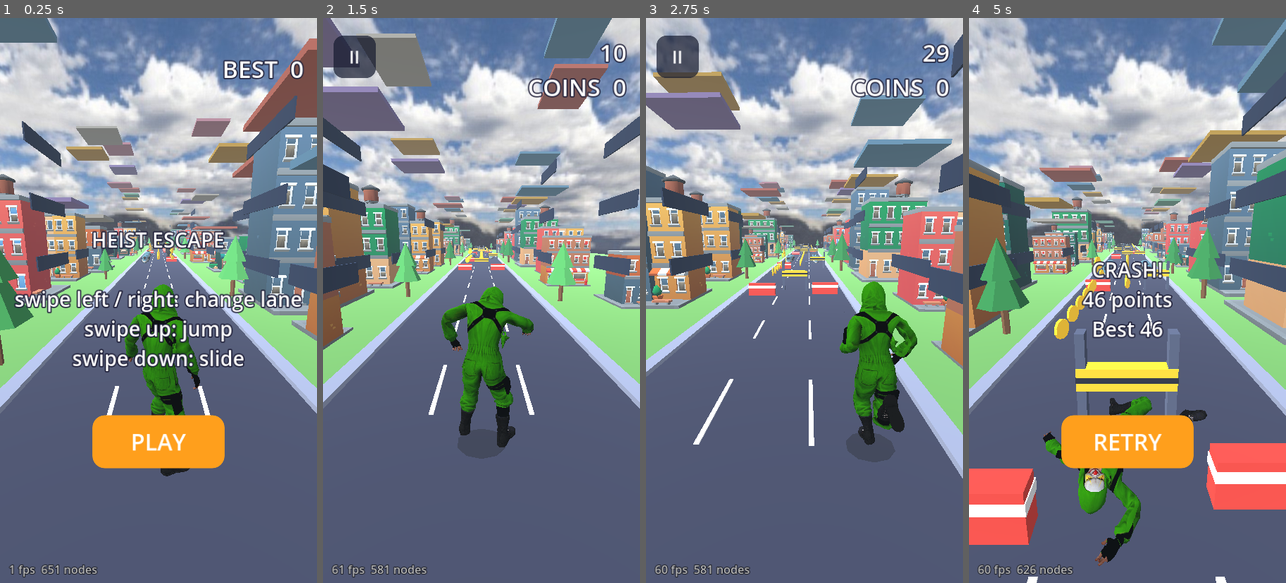
Above: before the commit, frames 1-4 (left to right).
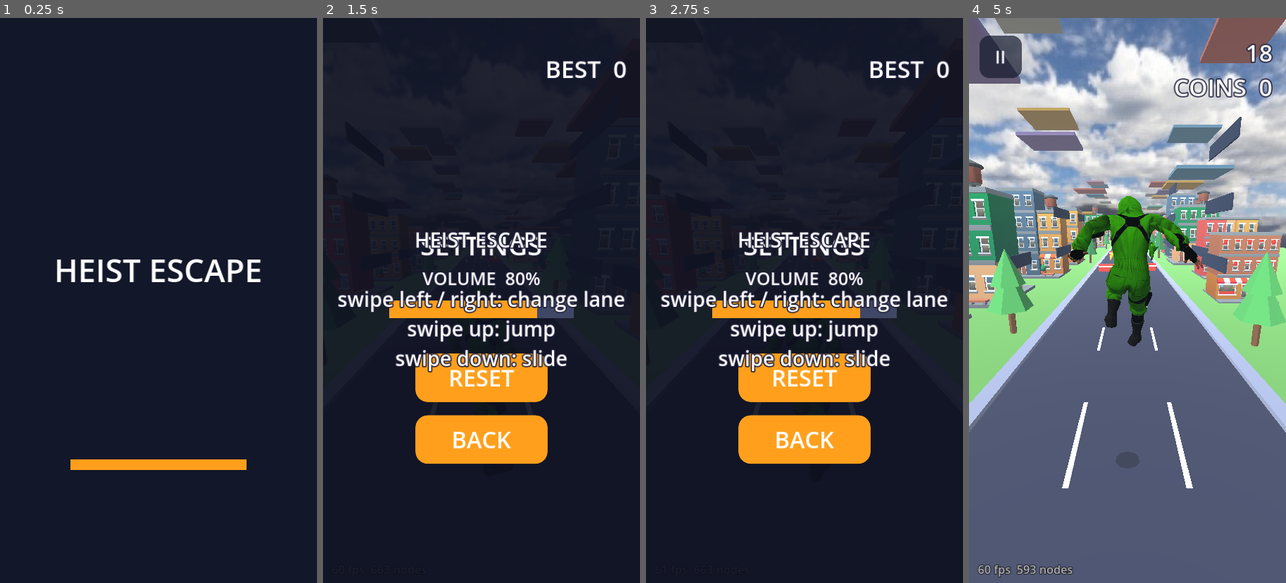
Above: after the commit, the same moments.

Repository: akshathgaming198028-cell/EndlessGame
Game: Godot game, scene res://splash.tscn
Same seed, same stepped clock (60 frames per second), same inputs: the game is played once before the commit and once after it. Before the commit the project starts from res://main.tscn.
Inputs (mouse positions are in pixels of both pictures, inside the frame that each line leads up to):
- Up to frame 1 (0.25 s): no input
- Up to frame 2 (1.5 s): tap Enter at 0.5 s; move the mouse to (551, 272) at 0.52 s; hold Right 0.53-1.25 s; click (551, 272) at 0.67 s; tap Space at 0.77 s; drag from (418, 328) to (465, 413) at 1.27 s
- Up to frame 3 (2.75 s): move the mouse to (836, 176) at 2.02 s; hold Right from 2.03 s (still down); click (836, 176) at 2.17 s
- Up to frame 4 (5 s): release Right at 2.75 s; drag from (1111, 413) to (1032, 215) at 2.77 s; move the mouse to (1222, 385) at 3.52 s; hold Left 3.53-4.25 s; click (1222, 385) at 3.67 s; tap Space at 3.77 s; drag from (1032, 215) to (1079, 159) at 4.27 s

The runs differ from the first frame. In frame 1, 98% of the frame differs, in the area x 0-100%, y 0-100%; in frame 2, 99%; in frame 3, 99%; in frame 4, 55%.

Commit message:
Settings with volume slider and reset; Resume and Settings in pause with a pause background; custom loading screen replaces the engine splash
Co-Authored-By: Claude Haiku 5.5 <noreply@anthropic.com>
Claude-Session: https://claude.ai/code/session_01DDNfUcEeZJQNoZPcRL3Cag

Diff:
--- a/main.gd
+++ b/main.gd
@@ -111,6 +111,20 @@
 const PLAY_RECT := Rect2(210, 900, 300, 120)
 const PAUSE_RECT := Rect2(24, 40, 96, 96)
 const EXIT_RECT := Rect2(110, 600, 240, 110)
+const SETTINGS_RECT := Rect2(210, 1040, 300, 100)
+const PAUSE_SETTINGS_RECT := Rect2(210, 840, 300, 100)
+const RESUME_RECT := Rect2(210, 700, 300, 120)
+const SET_BAR := Rect2(150, 640, 420, 40)
+const SET_RESET := Rect2(210, 760, 300, 110)
+const SET_BACK := Rect2(210, 900, 300, 110)
+var volume := 0.8
+var settings_open := false
+var settings_btn: Button
+var resume_btn: Button
+var pause_bg: Control
+var set_panel: Control
+var set_fill: ColorRect
+var set_label: Label
 const CANCEL_RECT := Rect2(370, 600, 240, 110)
 var die_done := false
 var sfx_coin: AudioStreamPlayer
@@ -152,6 +166,7 @@
 
 func _ready() -> void:
 	rng.randomize()
+	_load_settings()
 	get_tree().set_auto_accept_quit(false)
 	Engine.max_fps = 60
 	DisplayServer.screen_set_keep_on(true)
@@ -654,6 +669,7 @@
 	add_child(fps_label)
 	var layer := CanvasLayer.new()
 	layer.add_child(exit_panel)
+	_make_menus(layer)
 	add_child(layer)
 	score_label = _label(layer, 54)
 	score_label.anchor_right = 1.0
@@ -1057,12 +1073,117 @@
 	return int(dist) + coins * 10
 
 
+func _refresh_menu_buttons() -> void:
+	if pause_bg == null:
+		return
+	var menu := state == State.MENU
+	var paused_now := state == State.PLAY and paused
+	play_btn.visible = menu
+	retry_btn.visible = state == State.DEAD
+	resume_btn.visible = paused_now
+	settings_btn.visible = menu or paused_now
+	settings_btn.position = (SETTINGS_RECT if menu else PAUSE_SETTINGS_RECT).position
+	pause_bg.visible = paused_now
+	if pause_btn != null:
+		pause_btn.visible = state == State.PLAY
+
+
+func _make_menus(layer: CanvasLayer) -> void:
+	# pause background: your picture if it's in assets/, otherwise a dark cover
+	pause_bg = Control.new()
+	pause_bg.set_anchors_preset(Control.PRESET_FULL_RECT)
+	pause_bg.mouse_filter = Control.MOUSE_FILTER_IGNORE
+	pause_bg.visible = false
+	layer.add_child(pause_bg)
+	if ResourceLoader.exists("res://assets/pause_bg.png"):
+		var tr := TextureRect.new()
+		tr.texture = load("res://assets/pause_bg.png")
+		tr.set_anchors_preset(Control.PRESET_FULL_RECT)
+		tr.expand_mode = TextureRect.EXPAND_IGNORE_SIZE
+		tr.stretch_mode = TextureRect.STRETCH_KEEP_ASPECT_COVERED
+		tr.mouse_filter = Control.MOUSE_FILTER_IGNORE
+		pause_bg.add_child(tr)
+	else:
+		var dim := ColorRect.new()
+		dim.set_anchors_preset(Control.PRESET_FULL_RECT)
+		dim.color = Color(0.05, 0.06, 0.12, 0.7)
+		dim.mouse_filter = Control.MOUSE_FILTER_IGNORE
+		pause_bg.add_child(dim)
+	resume_btn = _big_button(layer, "RESUME", RESUME_RECT)
+	settings_btn = _big_button(layer, "SETTINGS", SETTINGS_RECT)
+	# settings screen: one volume slider, reset and back
+	set_panel = Control.new()
+	set_panel.set_anchors_preset(Control.PRESET_FULL_RECT)
+	set_panel.mouse_filter = Control.MOUSE_FILTER_IGNORE
+	set_panel.visible = false
+	layer.add_child(set_panel)
+	var sdim := ColorRect.new()
+	sdim.set_anchors_preset(Control.PRESET_FULL_RECT)
+	sdim.color = Color(0.05, 0.06, 0.12, 0.92)
+	sdim.mouse_filter = Control.MOUSE_FILTER_IGNORE
+	set_panel.add_child(sdim)
+	var title := _label(set_panel, 60)
+	title.text = "SETTINGS"
+	title.position = Vector2(0, 460)
+	title.size = Vector2(720, 110)
+	set_label = _label(set_panel, 40)
+	set_label.position = Vector2(0, 560)
+	set_label.size = Vector2(720, 60)
+	var bar_bg := ColorRect.new()
+	bar_bg.position = SET_BAR.position
+	bar_bg.size = SET_BAR.size
+	bar_bg.color = Color(0.25, 0.28, 0.4)
+	bar_bg.mouse_filter = Control.MOUSE_FILTER_IGNORE
+	set_panel.add_child(bar_bg)
+	set_fill = ColorRect.new()
+	set_fill.position = SET_BAR.position
+	set_fill.size = Vector2(0, SET_BAR.size.y)
+	set_fill.color = Color("ff9f1c")
+	set_fill.mouse_filter = Control.MOUSE_FILTER_IGNORE
+	set_panel.add_child(set_fill)
+	var rb := _big_button(set_panel, "RESET", SET_RESET)
+	rb.visible = true
+	var bb := _big_button(set_panel, "BACK", SET_BACK)
+	bb.visible = true
+	_set_volume(volume)
+
+
+func _set_volume(v: float) -> void:
+	volume = clampf(v, 0.0, 1.0)
+	AudioServer.set_bus_volume_db(0, linear_to_db(maxf(volume, 0.001)))
+	set_fill.size.x = SET_BAR.size.x * volume
+	set_label.text = "VOLUME  %d%%" % roundi(volume * 100.0)
+	var cf := ConfigFile.new()
+	cf.set_value("audio", "volume", volume)
+	cf.save("user://settings.cfg")
+
+
+func _load_settings() -> void:
+	var cf := ConfigFile.new()
+	if cf.load("user://settings.cfg") == OK:
+		volume = float(cf.get_value("audio", "volume", 0.8))
+	AudioServer.set_bus_volume_db(0, linear_to_db(maxf(volume, 0.001)))
+
+
+func _open_settings() -> void:
+	settings_open = true
+	set_panel.visible = true
+	_refresh_menu_buttons()
+	settings_btn.visible = false
+	resume_btn.visible = false
+	play_btn.visible = false
+	retry_btn.visible = false
+
+
+func _close_settings() -> void:
+	settings_open = false
+	set_panel.visible = false
+	_refresh_menu_buttons()
+
+
 func _set_state(s: State) -> void:
 	state = s
-	if pause_btn != null:
-		pause_btn.visible = s == State.PLAY
-	play_btn.visible = s == State.MENU
-	retry_btn.visible = s == State.DEAD
+	_refresh_menu_buttons()
 	if s == State.MENU:
 		msg_label.text = "HEIST ESCAPE\n\nswipe left / right: change lane\nswipe up: jump\nswipe down: slide"
 	elif s == State.PLAY:
@@ -1082,6 +1203,7 @@
 	if not paused:
 		counting = true
 		count_t = 3.0
+	_refresh_menu_buttons()
 
 
 func _start_game() -> void:
@@ -1190,7 +1312,29 @@
 			elif _hit(CANCEL_RECT, e.position):
 				exit_panel.visible = false
 		return
+	if settings_open:
+		if e is InputEventScreenTouch and not e.pressed:
+			swiping = false
+		if e is InputEventScreenTouch and e.pressed:
+			if _hit(SET_RESET, e.position):
+				_set_volume(0.8)
+			elif _hit(SET_BACK, e.position):
+				_close_settings()
+		if (e is InputEventScreenTouch and e.pressed) or e is InputEventScreenDrag:
+			if SET_BAR.grow(30.0).has_point(e.position):
+				_set_volume((e.position.x - SET_BAR.position.x) / SET_BAR.size.x)
+		return
 	if e is InputEventScreenTouch and e.pressed:
+		if state == State.MENU and _hit(SETTINGS_RECT, e.position):
+			_open_settings()
+			return
+		if state == State.PLAY and paused:
+			if _hit(RESUME_RECT, e.position):
+				_toggle_pause()
+				return
+			if _hit(PAUSE_SETTINGS_RECT, e.position):
+				_open_settings()
+				return
 		if state == State.PLAY and _hit(PAUSE_RECT, e.position):
 			_toggle_pause()
 			return
--- a/project.godot
+++ b/project.godot
@@ -4,7 +4,9 @@
 [application]
 
 config/name="Heist Escape"
-run/main_scene="res://main.tscn"
+run/main_scene="res://splash.tscn"
+boot_splash/show_image=false
+boot_splash/bg_color=Color(0.0705882, 0.0901961, 0.160784, 1)
 config/features=PackedStringArray("4.3", "GL Compatibility")
 config/icon="res://icon.svg"
 
--- /dev/null
+++ b/splash.gd
@@ -0,0 +1,61 @@
+extends Node
+
+# Opening screen: shows your picture (assets/splash.png) or the title, with a loading bar,
+# while the game scene loads in the background. Replaces the engine's splash.
+
+const NEXT := "res://main.tscn"
+var bar: ColorRect
+var bar_bg: ColorRect
+var shown := 0.0
+var done := false
+
+func _ready() -> void:
+	var layer := CanvasLayer.new()
+	add_child(layer)
+	var bg := ColorRect.new()
+	bg.color = Color("121729")
+	bg.set_anchors_preset(Control.PRESET_FULL_RECT)
+	layer.add_child(bg)
+	if ResourceLoader.exists("res://assets/splash.png"):
+		var tr := TextureRect.new()
+		tr.texture = load("res://assets/splash.png")
+		tr.set_anchors_preset(Control.PRESET_FULL_RECT)
+		tr.expand_mode = TextureRect.EXPAND_IGNORE_SIZE
+		tr.stretch_mode = TextureRect.STRETCH_KEEP_ASPECT_CENTERED
+		layer.add_child(tr)
+	else:
+		var title := Label.new()
+		title.text = "HEIST ESCAPE"
+		title.add_theme_font_size_override("font_size", 72)
+		title.horizontal_alignment = HORIZONTAL_ALIGNMENT_CENTER
+		title.position = Vector2(0, 520)
+		title.size = Vector2(720, 120)
+		layer.add_child(title)
+	bar_bg = ColorRect.new()
+	bar_bg.color = Color("2b314a")
+	bar_bg.position = Vector2(160, 1000)
+	bar_bg.size = Vector2(400, 24)
+	layer.add_child(bar_bg)
+	bar = ColorRect.new()
+	bar.color = Color("ff9f1c")
+	bar.position = bar_bg.position
+	bar.size = Vector2(0, 24)
+	layer.add_child(bar)
+	ResourceLoader.load_threaded_request(NEXT)
+
+func _process(delta: float) -> void:
+	shown += delta
+	if done:
+		return
+	var prog: Array = []
+	var st := ResourceLoader.load_threaded_get_status(NEXT, prog)
+	var p := 0.0
+	if prog.size() > 0:
+		p = float(prog[0])
+	bar.size.x = bar_bg.size.x * p
+	if st == ResourceLoader.THREAD_LOAD_LOADED and shown > 1.0:
+		done = true
+		get_tree().change_scene_to_packed(ResourceLoader.load_threaded_get(NEXT))
+	elif st == ResourceLoader.THREAD_LOAD_FAILED or st == ResourceLoader.THREAD_LOAD_INVALID_RESOURCE:
+		done = true
+		push_error("could not load the game scene")
--- /dev/null
+++ b/splash.tscn
@@ -0,0 +1,6 @@
+[gd_scene load_steps=2 format=3]
+
+[ext_resource type="Script" path="res://splash.gd" id="1"]
+
+[node name="Splash" type="Node"]
+script = ExtResource("1")
